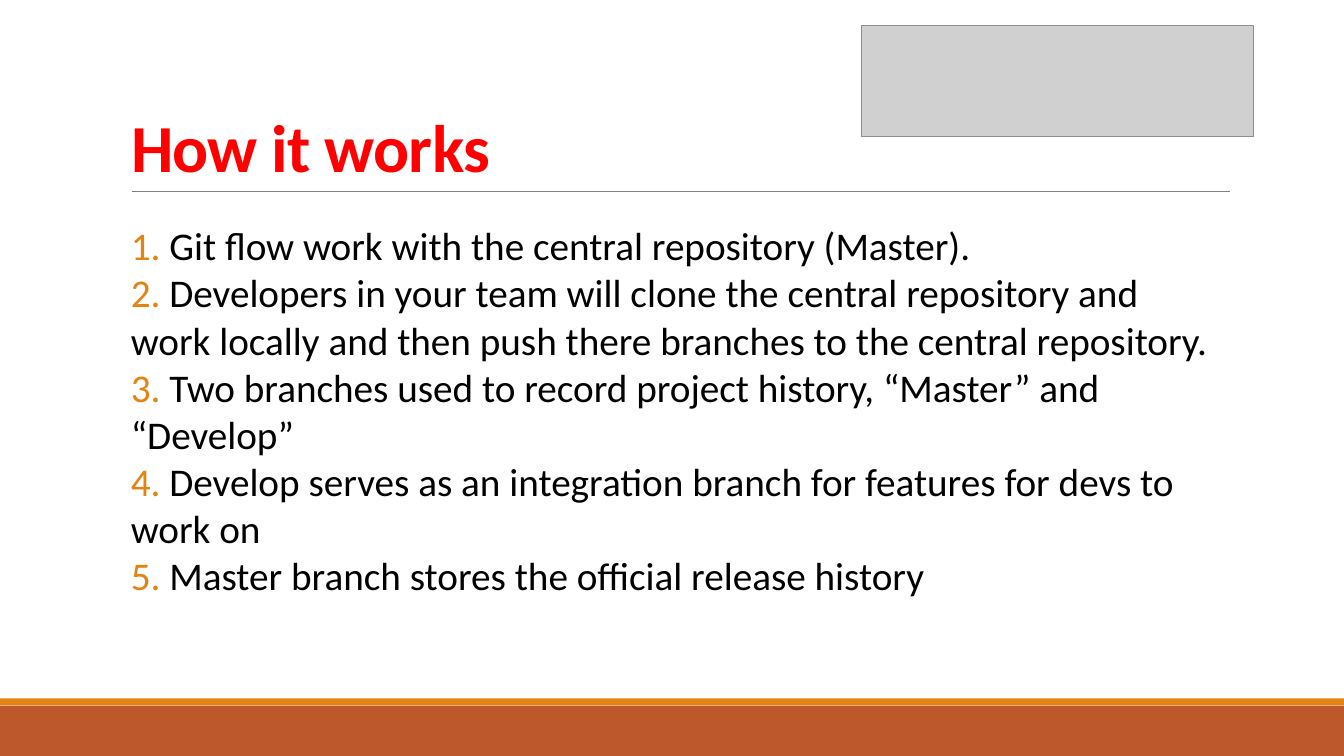
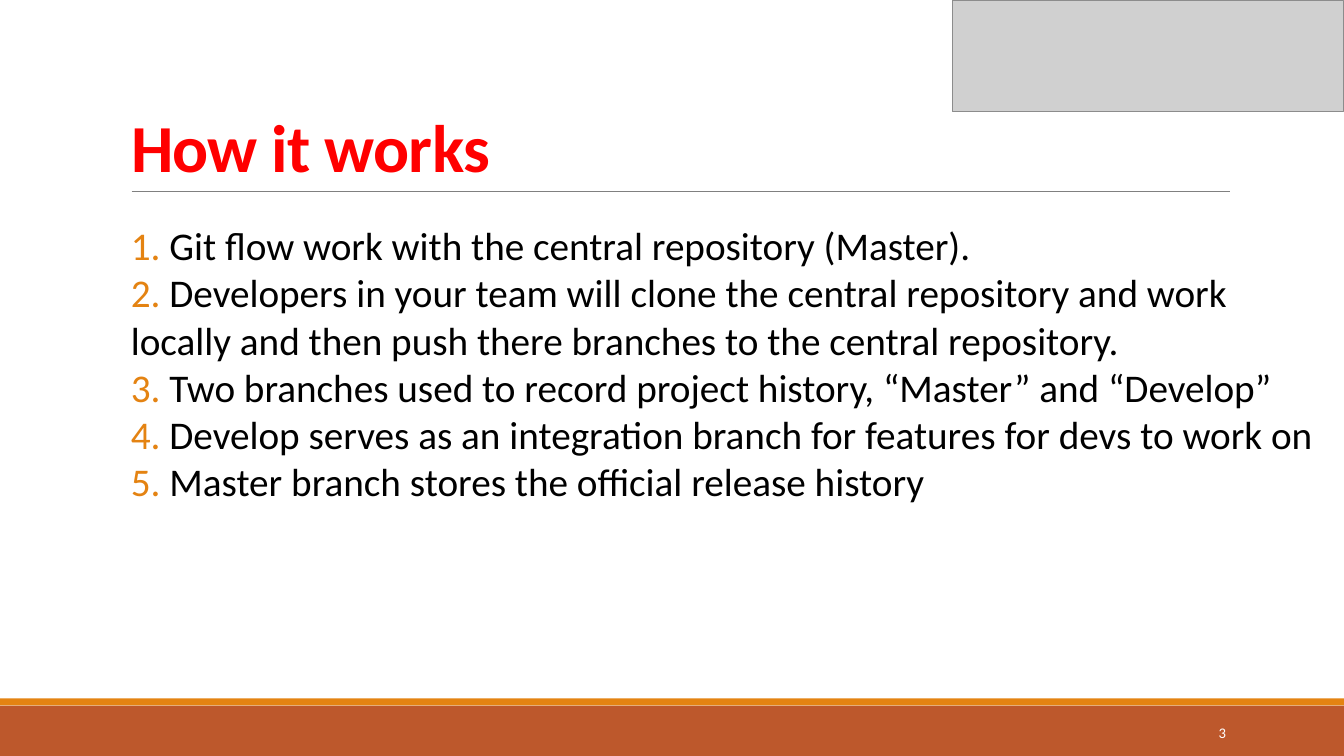
Before and after one commit to TrinhDinhPhuc/DEVNet, a slide deck: slide 3 of Git/How to use Git Flow.pptx. Drawn at 1344x756 pixels with LibreOffice and Linux fonts; fonts in the diff are those of the drawing; grey boxes stand for pictures. Boxes give left, top, right and bottom in pixels: in the first picture for what was removed or moved away, otherwise in the second. Text is boxed around its words. In the diff, an @@ line names an element or a change of style, - is before the commit and + after.

```diff
--- a/Git/How to use Git Flow.pptx
+++ b/Git/How to use Git Flow.pptx
@@ picture: place and size @@
-picture at (862,25,1254,137)
+picture at (953,0,1344,112)
@@ text "1. Git flow work with ..." rewrapped from (131,231,1207,597) to (131,231,1312,503) @@
@@ page number added at (1219,728,1226,738), 10.5 pt, text #FFFFFF @@
+3
```
Also in this commit, not shown: 4 other slides changed, 6 slides added, 4 slides removed, 11 other files.
